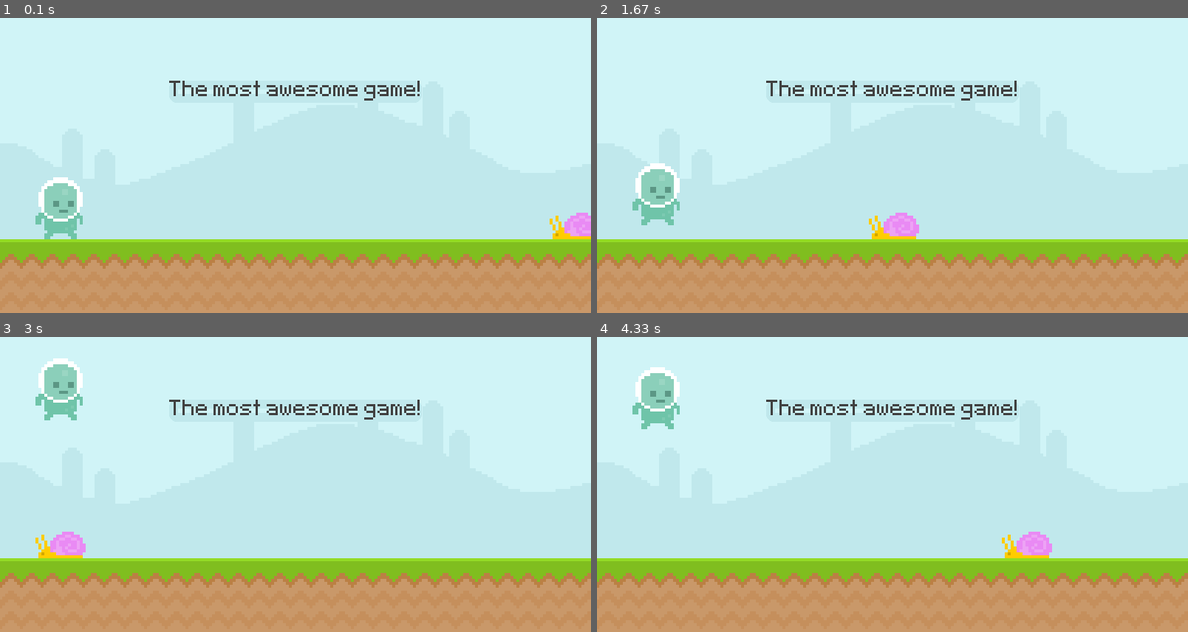
Above: before the commit, frames 1-4 (two rows, left to right).
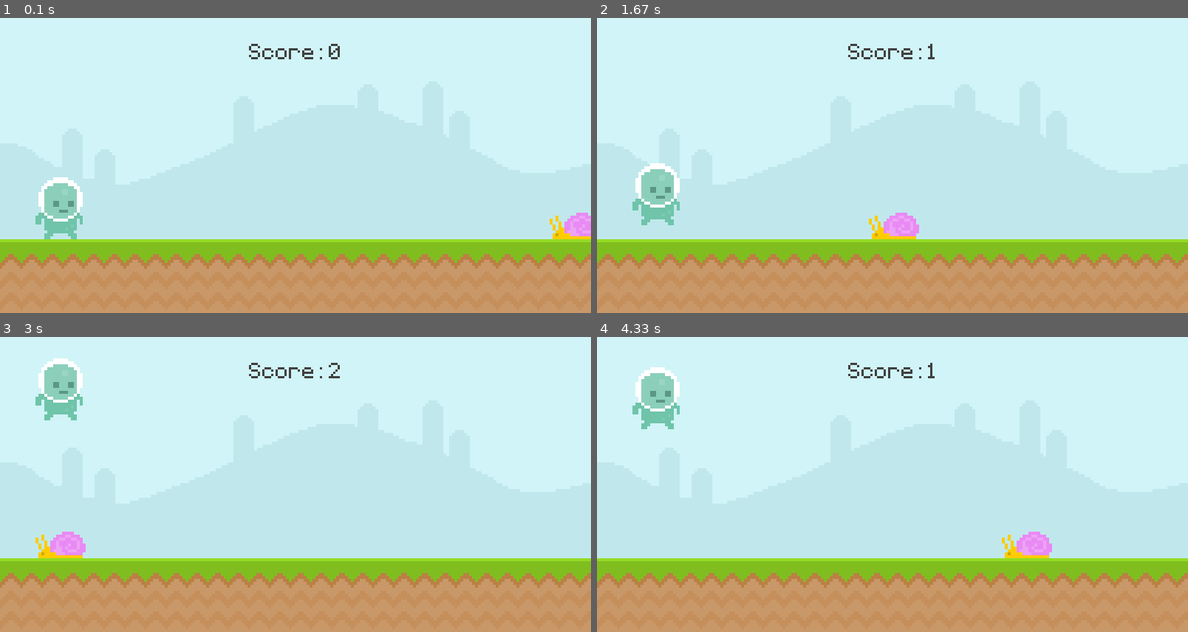
Above: after the commit, the same moments.

Repository: MatildaMared/practice__pygame-test
Game: pygame game, started from main.py
Two runs of this game, one before a commit and one after it. Both use one fixed random seed, a clock stepped at 60 frames per second and the inputs below.
Inputs:
- Up to frame 1 (0.1 s): no input
- Up to frame 2 (1.67 s): tap Space at 0.33, 0.73, 1.03, 1.57 s
- Up to frame 3 (3 s): tap Space at 1.87, 2.63, 2.97 s
- Up to frame 4 (4.33 s): tap Space at 3.27, 3.4, 3.8, 4.1 s

The runs differ from the first frame. In frame 1, 1.0% of the frame differs, in the area x 28-71%, y 8-28%; in frame 2, 0.9%; in frame 3, 0.9%; in frame 4, 0.9%.

Commit message:
add score

Diff:
--- a/main.py
+++ b/main.py
@@ -1,5 +1,13 @@
 import pygame
 from sys import exit
+
+
+def display_score():
+    current_time = int((pygame.time.get_ticks() - start_time) / 1000)
+    score_surface = test_font.render(f"Score: {current_time}", False, text_color)
+    score_rect = score_surface.get_rect(center=(400, 50))
+    screen.blit(score_surface, score_rect)
+
 
 pygame.init()
 screen = pygame.display.set_mode((800, 400))
@@ -9,12 +17,13 @@
 game_active = True
 text_color = (64, 64, 64)
 box_color = "#c0e8ec"
+start_time = 0
 
 sky_surface = pygame.image.load("graphics/Sky.png").convert()
 ground_surface = pygame.image.load("graphics/ground.png").convert()
 
-score_surface = test_font.render("The most awesome game!", False, text_color)
-score_rect = score_surface.get_rect(center=(400, 100))
+# score_surface = test_font.render("The most awesome game!", False, text_color)
+# score_rect = score_surface.get_rect(center=(400, 100))
 
 snail_surface = pygame.image.load("graphics/snail/snail1.png").convert_alpha()
 snail_rect = snail_surface.get_rect(midbottom=(800, 300))
@@ -40,15 +49,17 @@
             if event.type == pygame.KEYDOWN and event.key == pygame.K_SPACE:
                 game_active = True
                 snail_rect.left = 800
+                start_time = pygame.time.get_ticks()
 
     if game_active:
         # Background
         screen.blit(sky_surface, (0, 0))
         screen.blit(ground_surface, (0, 300))
+        display_score()
 
-        pygame.draw.rect(screen, box_color, score_rect, 8, 10)
-        pygame.draw.rect(screen, box_color, score_rect, 12, 10)
-        screen.blit(score_surface, score_rect)
+        # pygame.draw.rect(screen, box_color, score_rect, 8, 10)
+        # pygame.draw.rect(screen, box_color, score_rect, 12, 10)
+        # screen.blit(score_surface, score_rect)
 
         # Snail
         screen.blit(snail_surface, snail_rect)
